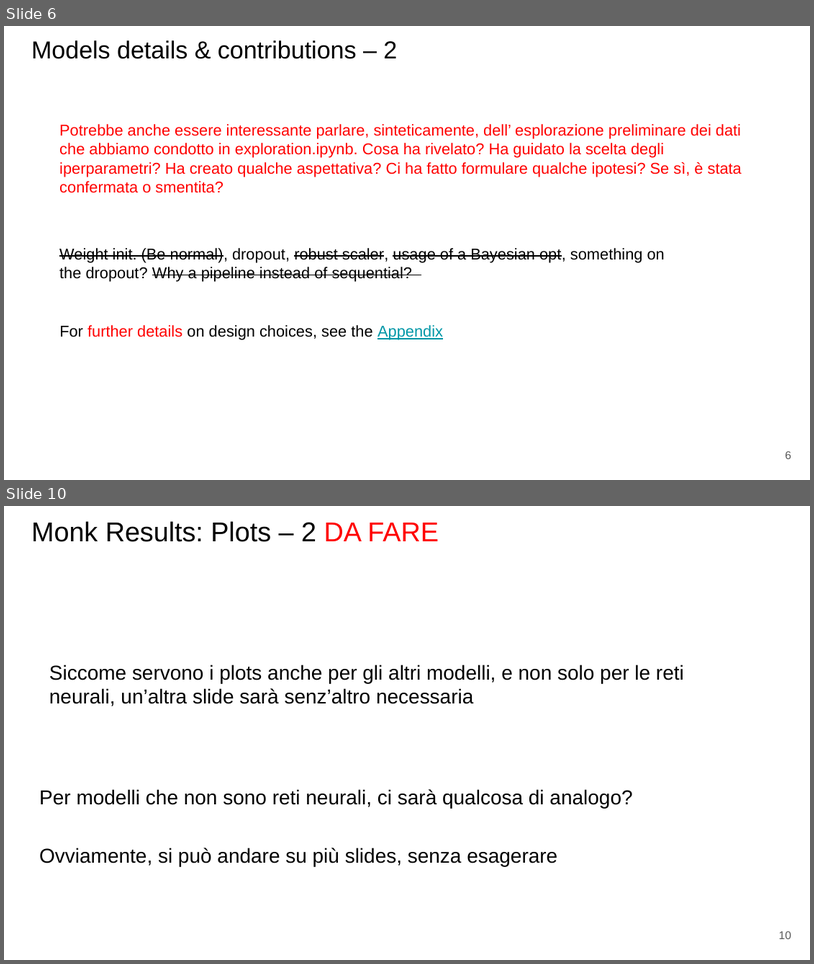
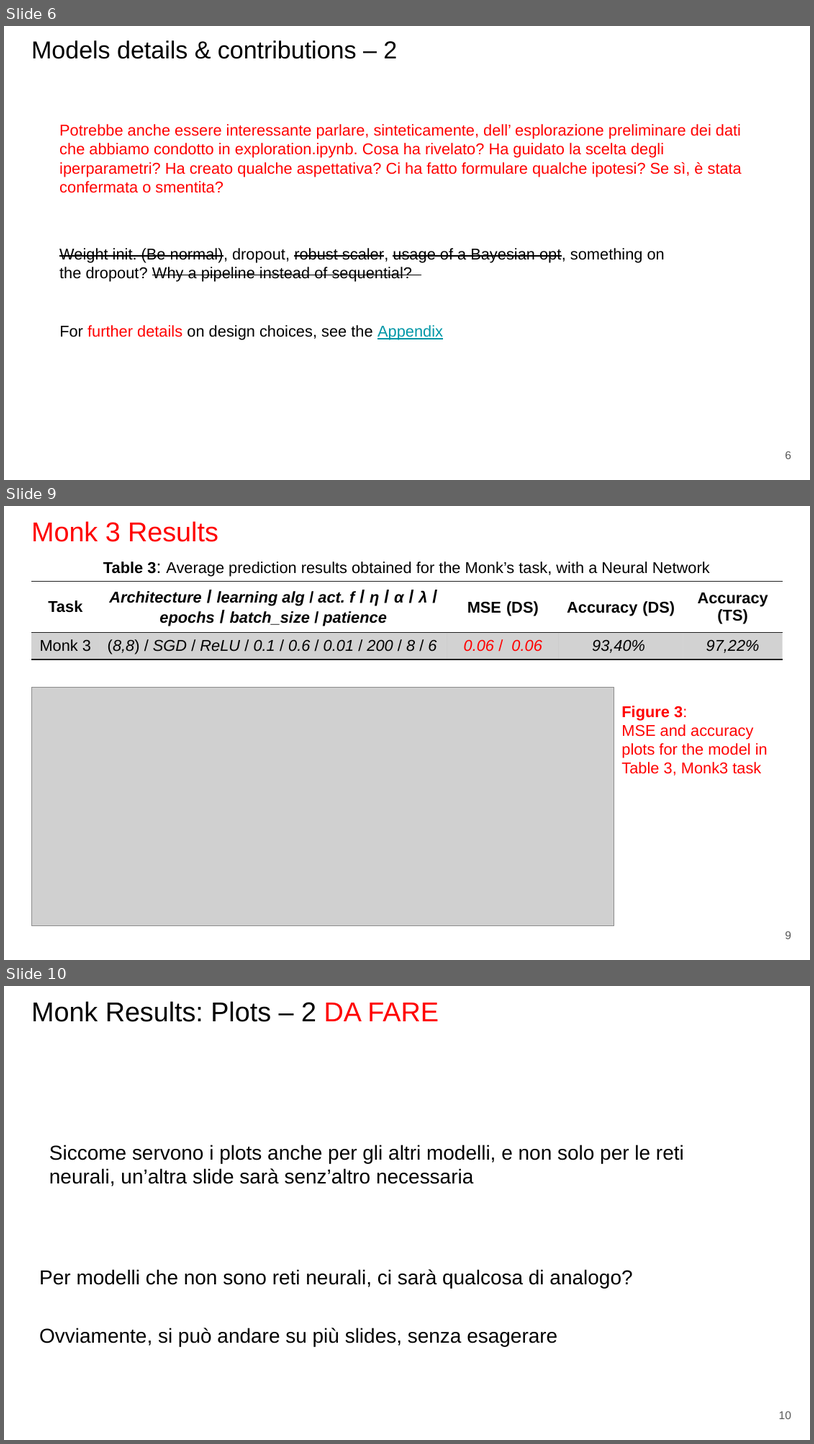
Before and after one commit to paolo-junior-mollica/machine-learning-project, a slide deck: relazione/ML-2023-PRJ-Slides-Demo.pptx. Shown one above the other, each under a label of ours: slides 6 and 10 before the commit, slides 6, 9 and 10 after it; the slides between them are not shown. The pictures are 814x964 and 814x1444 pixels, drawn with LibreOffice and Linux fonts; fonts in the diff are those of the drawing; grey boxes stand for pictures. Boxes give left, top, right and bottom in pixels: in the first picture for what was removed or moved away, otherwise in the second. Text is boxed around its words. In the diff, an @@ line names an element or a change of style, - is before the commit and + after.

Commit message:
Added MONK to presentation (with troubled plots & data)

```diff
--- a/relazione/ML-2023-PRJ-Slides-Demo.pptx
+++ b/relazione/ML-2023-PRJ-Slides-Demo.pptx
@@ slide 9 added at (4, 506, 810, 960), background #FFFFFF @@
@@ title added at (31, 521, 219, 542), 24.3 pt, text #FF0000 @@
+Monk 3 Results
@@ text added at (103, 561, 710, 577), 14 pt, text #000000 @@
+Table 3: Average prediction results obtained for the Monk’s task, with a Neural Network
@@ table added at (31, 581, 782, 659), 2 rows, 5 columns @@
+Task | Architecture / learning alg / act. f / η / α / λ / epochs / batch_size / patience | MSE (DS) | Accuracy (DS) | Accuracy (TS)
+Monk 3 | (8,8) / SGD / ReLU / 0.1 / 0.6 / 0.01 / 200 / 8 / 6 | 0.06 / 0.06 | 93,40% | 97,22%
@@ picture added at (31, 687, 615, 926) @@
@@ text added at (622, 705, 768, 775), 14 pt, text #FF0000 @@
+Figure 3:
+MSE and accuracy plots for the model in Table 3, Monk3 task
@@ page number added at (785, 931, 792, 939), 10 pt, text #595959 @@
+9
```
Also in this commit, not shown: 11 slides changed, 3 other slides added, 2 slides removed.
